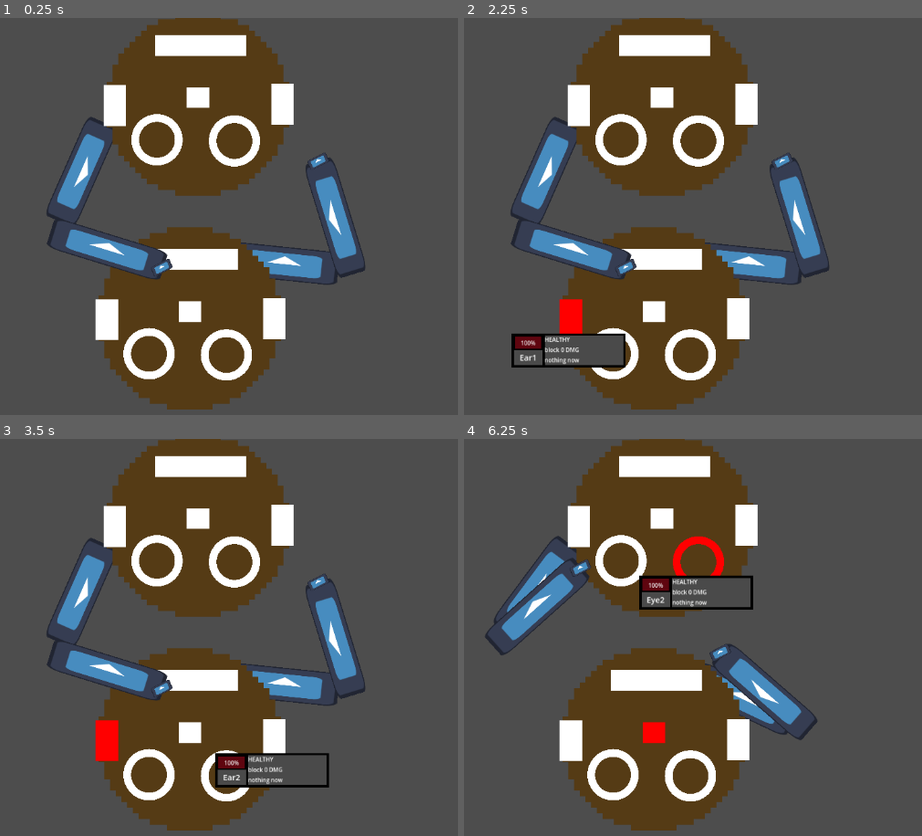
Above: before the commit, frames 1-4 (two rows, left to right).
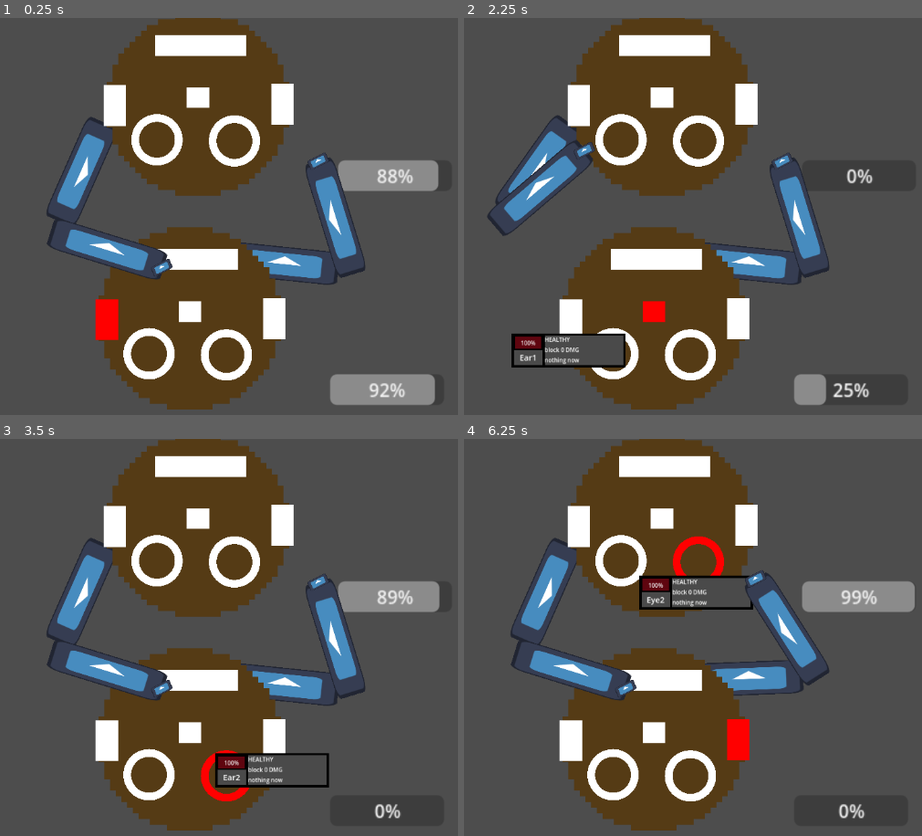
Above: after the commit, the same moments.

Repository: Floorban/GGJ3036
Game: Godot game, scene res://game/level/combat_area/combat_area_eric_test.tscn
The game is run twice, just before and just after one commit, with the same random seed, the same clock (stepped at 60 frames per second) and the same inputs. The engine's default icon, where the game draws it, is replaced by a stand-in: a white triangle on a blue panel in a dark square.
Inputs (mouse positions are in pixels of both pictures, inside the frame that each line leads up to):
- Up to frame 1 (0.25 s): no input
- Up to frame 2 (2.25 s): move the mouse to (615, 355) at 0.52 s; click (615, 355) at 0.67 s; move the mouse to (688, 355) at 1.27 s; click (688, 355) at 1.42 s; move the mouse to (569, 319) at 2.02 s; click (569, 319) at 2.17 s
- Up to frame 3 (3.5 s): move the mouse to (274, 740) at 2.77 s; click (274, 740) at 2.92 s
- Up to frame 4 (6.25 s): move the mouse to (651, 732) at 3.52 s; click (651, 732) at 3.67 s; move the mouse to (656, 681) at 4.27 s; click (656, 681) at 4.42 s; move the mouse to (619, 562) at 5.02 s; click (619, 562) at 5.17 s; move the mouse to (697, 562) at 5.77 s; click (697, 562) at 5.92 s

The runs differ from the first frame. In frame 1, 4.0% of the frame differs, in the area x 20-96%, y 35-98%; in frame 2, 4.7%; in frame 3, 2.7%; in frame 4, 9.0%, in the area x 4-99%, y 24-96%.

Commit message:
cooldown bar

Diff:
--- a/game/level/combat_area/combat_area.gd
+++ b/game/level/combat_area/combat_area.gd
@@ -5,6 +5,7 @@
 
 func _ready() -> void:
 	init_combat_arena()
+	start_battle()
 
 func init_combat_arena() -> void:
 	player.opponent = enemy
@@ -12,5 +13,9 @@
 	player.init_character()
 	enemy.init_character()
 
+func start_battle() -> void:
+	player.get_ready_to_battle()
+	enemy.get_ready_to_battle()
+
 func _process(_delta: float) -> void:
 	pass
--- a/game/system/anatomy/anatomy.gd
+++ b/game/system/anatomy/anatomy.gd
@@ -50,8 +50,8 @@
 
 func part_dead() -> void:
 	state = PartState.DESTROYED
-	sprite.rotation += randf_range(-0.4, 0.4)
-	sprite.position += Vector2(randf_range(-6, 6), randf_range(4, 10))
+	sprite.rotation += randf_range(-1, 1)
+	sprite.position += Vector2(randf_range(-15, 15), randf_range(-5,20))
 	sprite.modulate = Color.CHOCOLATE
 
 func is_part_dead() -> bool:
--- a/game/system/anatomy/anatomy.tscn
+++ b/game/system/anatomy/anatomy.tscn
@@ -17,6 +17,7 @@
 [node name="CollisionShape2D" type="CollisionShape2D" parent="MouseDetectArea" unique_id=149295176]
 
 [node name="AnatomyUI" parent="." unique_id=665909425 instance=ExtResource("2_r8mws")]
+visible = false
 offset_left = -52.0
 offset_top = 12.0
 offset_right = 148.0
--- a/game/system/anatomy/parts/body/arm.gd
+++ b/game/system/anatomy/parts/body/arm.gd
@@ -1,4 +1,6 @@
 class_name Arm extends Node2D
+
+signal action_finished
 
 @onready var skeleton: Skeleton2D = $Skeleton2D
 @onready var fist_target: Marker2D = %FistTarget
@@ -40,7 +42,7 @@
 		fist_target,
 		"global_position",
 		global_position + wind_up_pos,
-		0.5
+		0.5 + randf_range(-0.2,0.2)
 	)
 
 	# Move fist to target
@@ -48,7 +50,7 @@
 		fist_target,
 		"global_position",
 		target_global_pos,
-		0.3
+		0.2 + randf_range(-0.05,0.15)
 	)
 
 	# Apply damage at peak
@@ -64,4 +66,5 @@
 
 	tween.tween_callback(func():
 		is_punching = false
+		action_finished.emit()
 	)
--- a/game/system/character/Character.tscn
+++ b/game/system/character/Character.tscn
@@ -43,3 +43,7 @@
 
 [node name="CombatComponent" parent="." unique_id=823960288 instance=ExtResource("6_mq3re")]
 unique_name_in_owner = true
+offset_left = 123.0
+offset_top = 49.0
+offset_right = 123.0
+offset_bottom = 49.0
--- a/game/system/character/character.gd
+++ b/game/system/character/character.gd
@@ -15,6 +15,7 @@
 var opponent_anatomy: Array[Anatomy]
 
 @export var arm: Arm
+var can_attack := false
 
 func init_character() -> void:
 	get_anatomy_references()
@@ -27,7 +28,8 @@
 			opponent_anatomy.append(anatomy)
 
 func _init_combat_component() -> void:
-	combat_component.combat_ready.connect(_perform_attack)
+	combat_component.combat_ready.connect(_on_attack_ready)
+	arm.action_finished.connect(_on_attack_finished)
 	combat_component.base_damage = attack_damage
 	combat_component.reset_attack_timer(attack_cooldown)
 
@@ -41,12 +43,21 @@
 	for part in anatomy_parts:
 		part.init_part()
 
-func _perform_attack() -> void:
-	var target := choose_target()
+func get_ready_to_battle() -> void:
+	combat_component.combat_timer.start()
+
+func _perform_attack(target: Anatomy) -> void:
+	can_attack = false
 	if target:
 		arm.punch(
 			target.global_position,
 			func(): combat_component.attack(target))
+
+func _on_attack_ready() -> void:
+	can_attack = true
+
+func _on_attack_finished() -> void:
+	combat_component.combat_timer.start()
 
 func choose_target() -> Anatomy:
 	if opponent == null:
--- a/game/system/character/enemy/enemy.gd
+++ b/game/system/character/enemy/enemy.gd
@@ -2,13 +2,22 @@
 
 var next_target: Anatomy
 
-func _perform_attack() -> void:
+func get_ready_to_battle() -> void:
+	super.get_ready_to_battle()
+	_perform_attack(choose_target())
+
+func _perform_attack(target: Anatomy) -> void:
+	can_attack = false
 	if next_target:
 		arm.punch(
 			next_target.global_position,
 			func(): enemy_attack(next_target))
 	else:
-		next_target = choose_target()
+		next_target = target
+
+func _on_attack_ready() -> void:
+	super._on_attack_ready()
+	_perform_attack(choose_target())
 
 func enemy_attack(attack_target: Anatomy) -> void:
 	combat_component.attack(attack_target)
--- a/game/system/character/player/player.gd
+++ b/game/system/character/player/player.gd
@@ -12,9 +12,20 @@
 		return selected_target
 	return null
 
+func _on_attack_ready() -> void:
+	super._on_attack_ready()
+	if selected_target and can_attack:
+		_perform_attack(selected_target)
+
 func _on_enemy_anatomy_clicked(anatomy: Anatomy) -> void:
 	if anatomy.state == Anatomy.PartState.DESTROYED:
 		return
 
-	selected_target = anatomy
-	_highlight_target(anatomy)
+	if selected_target != anatomy:
+		selected_target = anatomy
+		_highlight_target(anatomy)
+		if can_attack:
+			_perform_attack(selected_target)
+	else:
+		selected_target = null
+		_highlight_target(null)
--- a/game/system/combat/combat_component.gd
+++ b/game/system/combat/combat_component.gd
@@ -1,13 +1,14 @@
 class_name CombatComponent extends Node
 
-signal attack_windup(progress: float)
 signal combat_ready
 
 var base_damage: float
 
 @onready var combat_timer: Timer = %CombatTimer
+@onready var attack_cd_bar: ProgressBar = %AttackCooldownBar
 
 func _ready() -> void:
+	combat_timer.one_shot = true
 	combat_timer.timeout.connect(_on_combat_timer_out)
 
 func _process(_delta: float) -> void:
@@ -15,7 +16,7 @@
 		return
 
 	var progress := 1.0 - (combat_timer.time_left / combat_timer.wait_time)
-	attack_windup.emit(progress)
+	attack_cd_bar.value = combat_timer.time_left
 
 func _on_combat_timer_out() -> void:
 	combat_ready.emit()
@@ -28,4 +29,4 @@
 
 func reset_attack_timer(attack_cooldown: float) -> void:
 	combat_timer.wait_time = attack_cooldown
-	combat_timer.start()
+	attack_cd_bar.max_value = combat_timer.wait_time
--- a/game/system/combat/combat_component.tscn
+++ b/game/system/combat/combat_component.tscn
@@ -2,8 +2,18 @@
 
 [ext_resource type="Script" uid="uid://dgx3liosox4lw" path="res://game/system/combat/combat_component.gd" id="1_d7a3t"]
 
-[node name="CombatComponent" type="Node" unique_id=823960288]
+[node name="CombatComponent" type="Control" unique_id=47785056]
+layout_mode = 3
+anchors_preset = 0
 script = ExtResource("1_d7a3t")
 
 [node name="CombatTimer" type="Timer" parent="." unique_id=971548847]
 unique_name_in_owner = true
+process_callback = 0
+
+[node name="AttackCooldownBar" type="ProgressBar" parent="." unique_id=1458516297]
+unique_name_in_owner = true
+custom_minimum_size = Vector2(100, 0)
+layout_mode = 0
+offset_right = 100.0
+offset_bottom = 27.0
